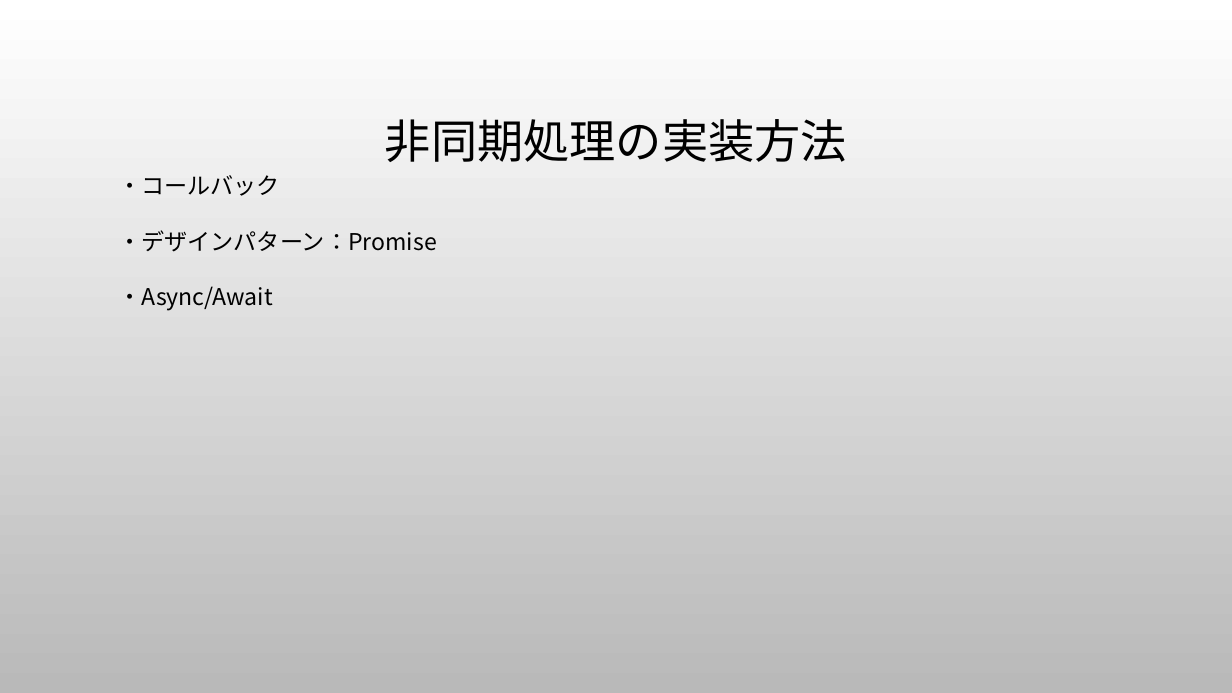
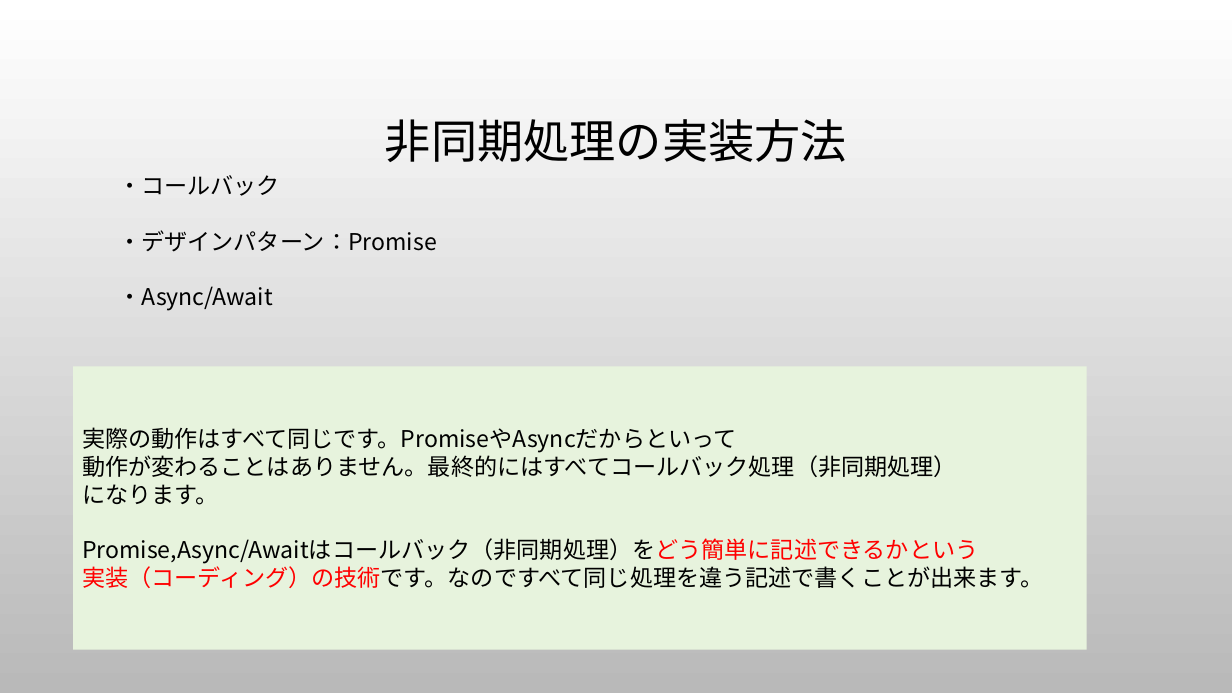
Before and after one commit to hideki-uemura/jsasync_question, a slide deck: slide 13 of 本当は難しいJavaScriptの話.pptx. Drawn at 1232x693 pixels with LibreOffice and Linux fonts; fonts in the diff are those of the drawing; background and template pictures are left out. Boxes give left, top, right and bottom in pixels: in the first picture for what was removed or moved away, otherwise in the second. Text is boxed around its words. In the diff, an @@ line names an element or a change of style, - is before the commit and + after.

```diff
--- a/本当は難しいJavaScriptの話.pptx
+++ b/本当は難しいJavaScriptの話.pptx
@@ rectangle added at [73, 366, 1087, 650], fill #E7F3DD, 18 pt, text #000000 @@
+実際の動作はすべて同じです。PromiseやAsyncだからといって
+動作が変わることはありません。最終的にはすべてコールバック処理（非同期処理）
+になります。
+Promise,Async/Awaitはコールバック（非同期処理）をどう簡単に記述できるかという
+実装（コーディング）の技術です。なのですべて同じ処理を違う記述で書くことが出来ます。
```
Also in this commit, not shown: 4 other slides changed, 1 other file.
